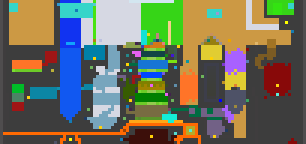
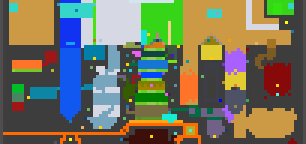
Comparing the layer stacks of the two (306, 144) images. Changes:
painted on "biome_map.png" over [81, 108, 297, 138]
